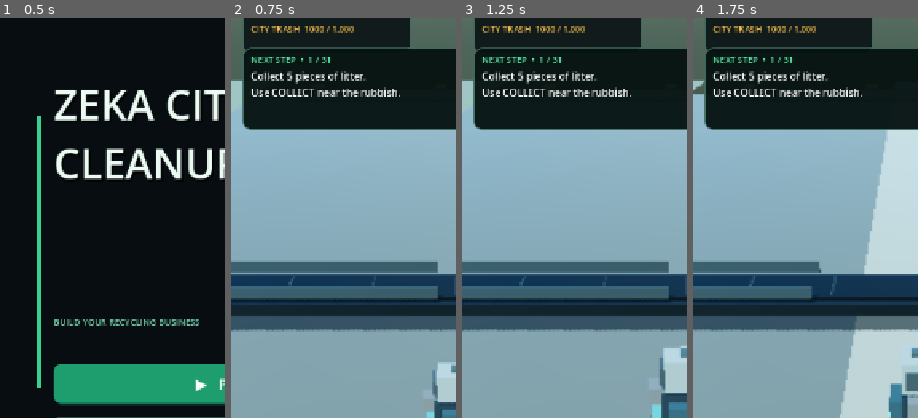
Above: before the commit, frames 1-4 (left to right).
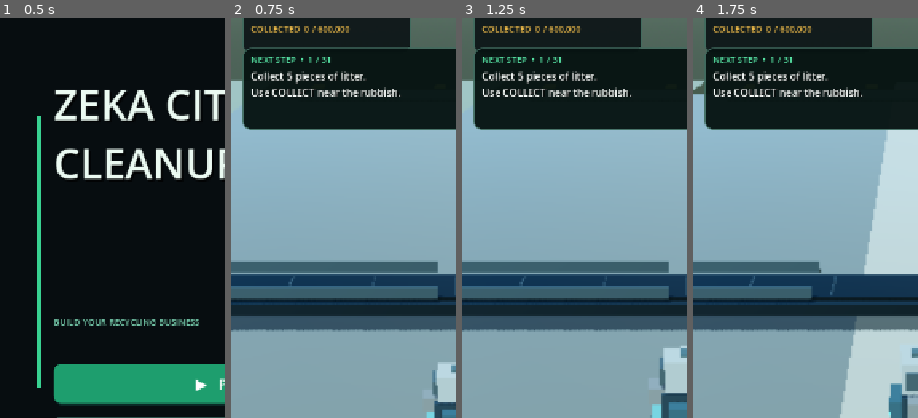
Above: after the commit, the same moments.

Repository: zekainstabot/trash-empire
Game: Godot game, scene res://Scenes/Main.tscn
Same seed, same stepped clock (60 frames per second), same inputs: the game is played once before the commit and once after it.
Inputs (mouse positions are % of the whole screen's width and height, from its top left):
- Up to frame 1 (0.5 s): no input
- Up to frame 2 (0.75 s): click "▶ PLAY" at 0.5 s
- Up to frame 3 (1.25 s): no input
- Up to frame 4 (1.75 s): move the mouse to (72, 45) at 1.27 s; hold D (move_right) from 1.28 s (still down); click (72, 45) at 1.42 s
The pictures show only the part of the screen within x 0-50%, y 7-57%; the shares and areas given below are measured in that part.

Frame 1 is identical in both runs. In frame 2, 0.6% of the frame differs, in the area x 11-55%, y 2-4%; in frame 3, 0.6%; in frame 4, 0.6%.

Commit message:
Replace city trash HUD with 600k collection counter

Diff:
--- a/Scripts/main.gd
+++ b/Scripts/main.gd
@@ -80,6 +80,7 @@
 var replenishment_threshold := 500
 var final_zone_label: Label
 const FINAL_ZONE_TARGET := 60000
+const COLLECTION_TARGET := 600000
 const FINAL_ZONE_MISSION_TARGET := 1000
 const MISSION_ORDER := [0, 1, 2, 4, 5, 6, 7, 3, 8, 9, 10, 12, 16, 31, 22, 23, 13, 14, 15, 19, 20, 21, 24, 25, 26, 27, 28, 29, 17, 18, 30]
 const FINAL_LANDFILL_CLUSTERS := [
@@ -1695,7 +1696,7 @@
 	layer.add_child(panel)
 	money_label = _label("CASH  0 ZC", Vector2(32, 27), 22, layer)
 	bag_label = _label("BAG  0 / 5", Vector2(32, 64), 18, layer)
-	final_zone_label = _label("LANDFILL  0 / 60,000", Vector2(32, 94), 14, layer)
+	final_zone_label = _label("COLLECTED  0 / 600,000", Vector2(32, 94), 14, layer)
 	final_zone_label.add_theme_color_override("font_color", Color(1.0, 0.78, 0.30))
 	_update_final_zone_label()
 
@@ -4786,7 +4787,12 @@
 
 func _update_final_zone_label() -> void:
 	if is_instance_valid(final_zone_label):
-		final_zone_label.text = "CITY TRASH  %d / 1,000" % _count_regular_trash()
+		var displayed_total := mini(total_trash_collected, COLLECTION_TARGET)
+		final_zone_label.text = "COLLECTED  %s / 600,000" % _format_counter(displayed_total)
+
+
+func _format_counter(value: int) -> String:
+	return String.num_int64(value).insert(String.num_int64(value).length() - 3, ",") if value >= 1000 else String.num_int64(value)
 
 
 func _count_regular_trash() -> int:
